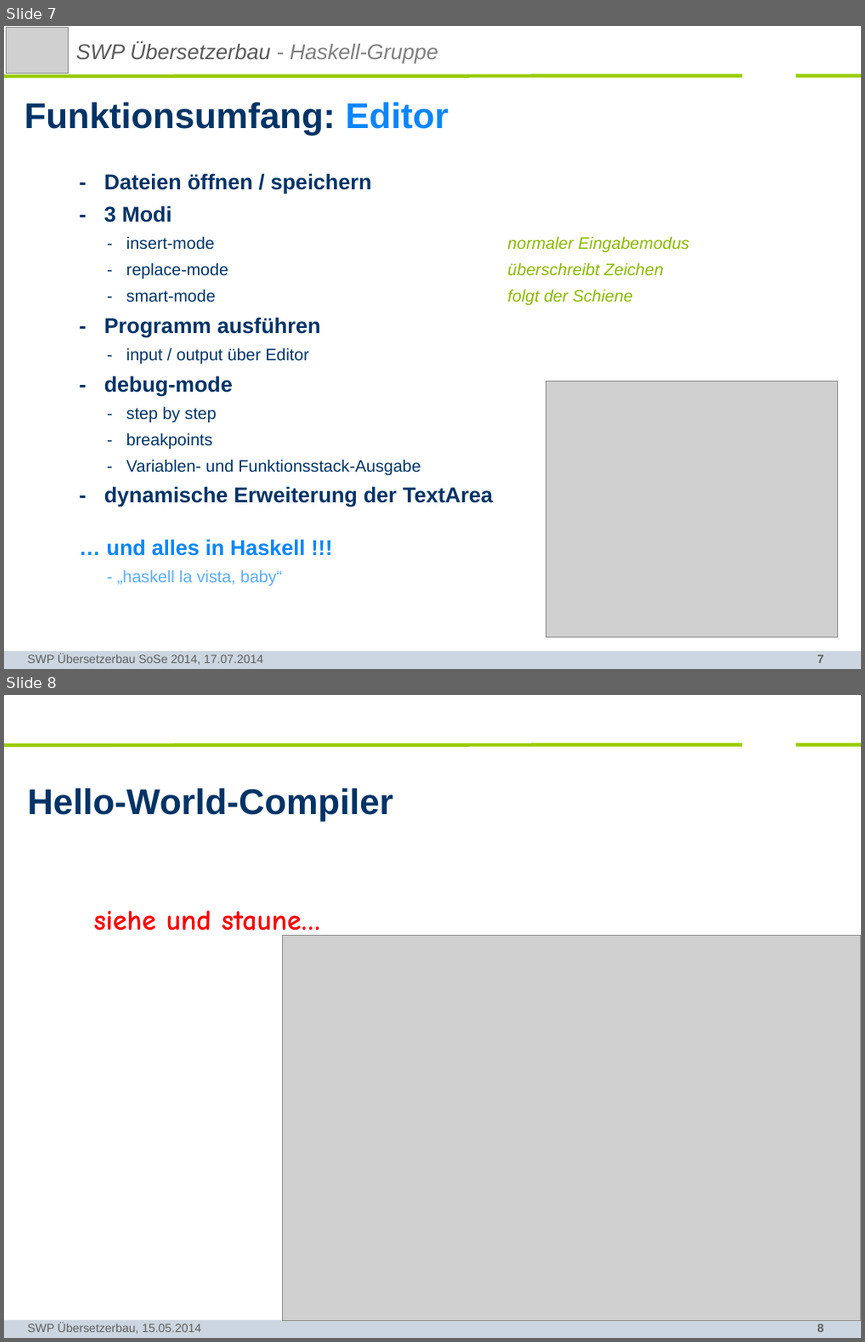
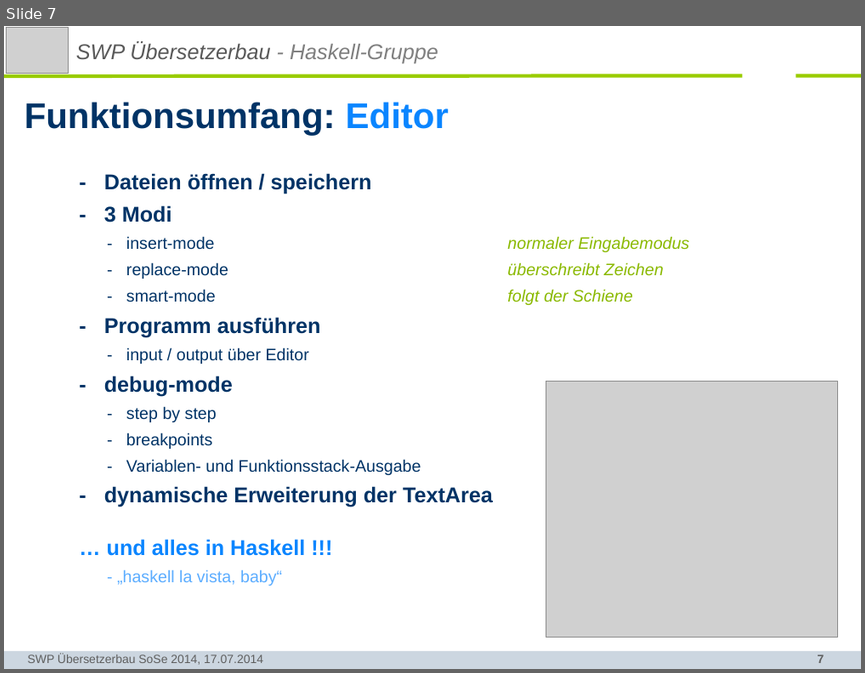
Before and after one commit to SWP-Ubau-SoSe2014-Haskell/SWPSoSe14, a slide deck: documentation/SWPSoSe14MS3.ppt. Shown one above the other, each under a label of ours: slides 7 and 8 before the commit, slide 7 after it. The pictures are 865x1342 and 865x673 pixels, drawn with LibreOffice and Linux fonts; fonts in the diff are those of the drawing; grey boxes stand for pictures; background and template pictures are left out. Boxes give left, top, right and bottom in pixels: in the first picture for what was removed or moved away, otherwise in the second. Text is boxed around its words. In the diff, an @@ line names an element or a change of style, - is before the commit and + after.

```diff
--- a/documentation/SWPSoSe14MS3.ppt
+++ b/documentation/SWPSoSe14MS3.ppt
@@ slide 8 removed at [4, 695, 861, 1338], background #FFFFFF; not listed: 4 template elements that a slide beside it also shows @@
@@ title removed at [28, 788, 393, 822] @@
-Hello-World-Compiler
@@ text removed at [94, 910, 320, 939] @@
-siehe und staune…
@@ picture removed at [282, 936, 861, 1321] @@
@@ text removed at [28, 1322, 201, 1333] @@
-SWP Übersetzerbau, 15.05.2014
```
Also in this commit, not shown: 1 slide changed, 2 slides added, 1 other slide removed.
